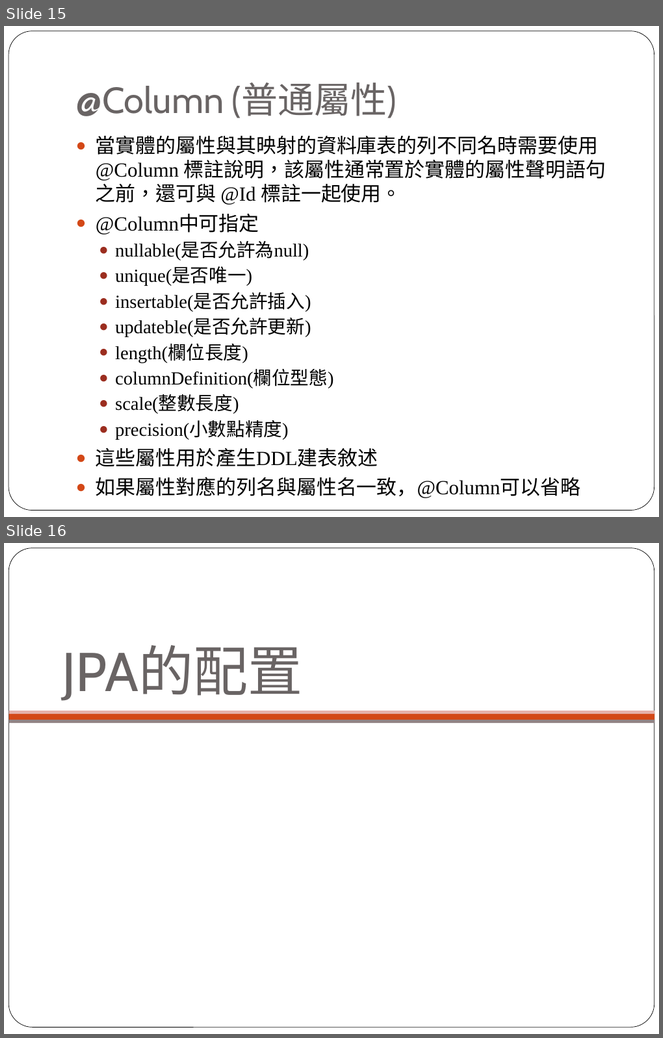
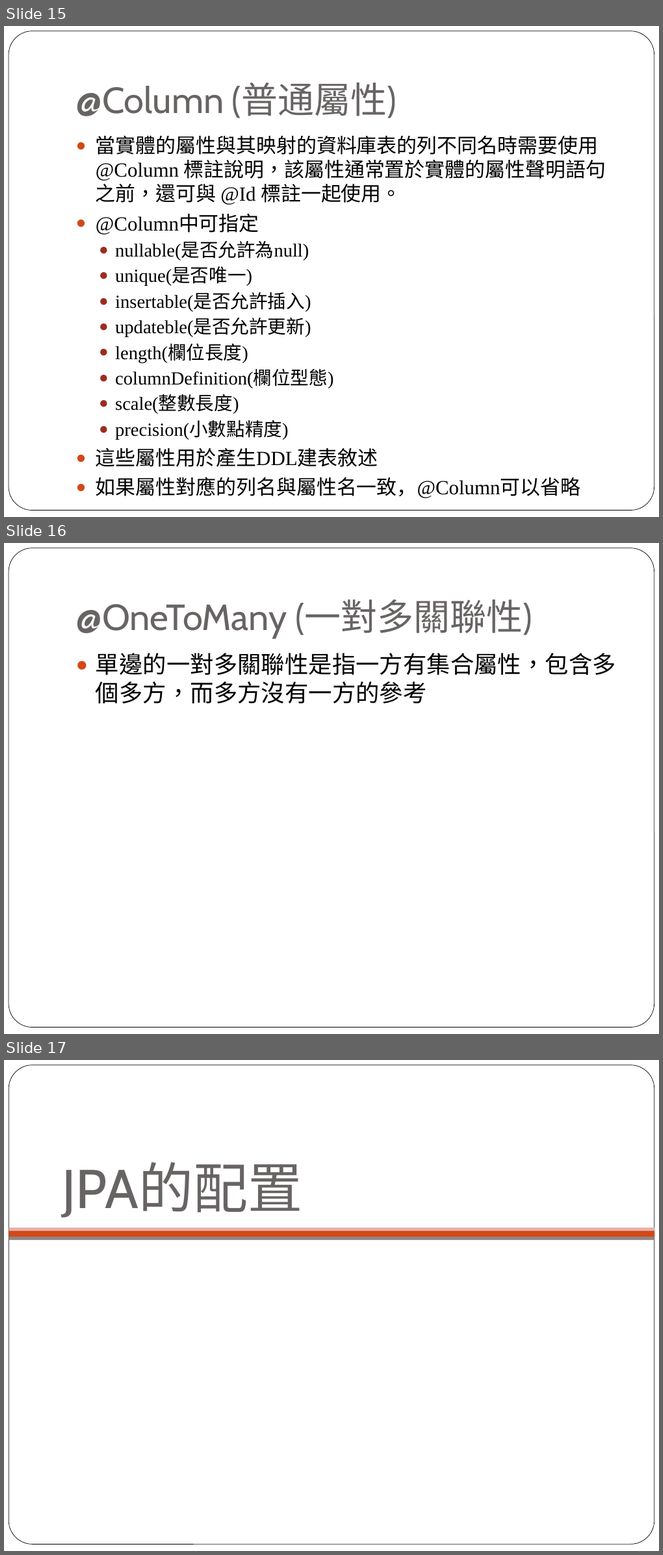
Before and after one commit to lontn/spring-jpa, a slide deck: doc/Spring JPA配置.pptx. Shown one above the other, each under a label of ours: slides 15 and 16 before the commit, slides 15, 16 and 17 after it. The pictures are 663x1038 and 663x1555 pixels, drawn with LibreOffice and Linux fonts; fonts in the diff are those of the drawing; background and template pictures are left out. Boxes give left, top, right and bottom in pixels: in the first picture for what was removed or moved away, otherwise in the second. Text is boxed around its words. In the diff, an @@ line names an element or a change of style, - is before the commit and + after.

Commit message:
# add OneToMany Sample

```diff
--- a/doc/Spring JPA配置.pptx
+++ b/doc/Spring JPA配置.pptx
@@ slide 16 added at (x1=4, y1=543, x2=659, y2=1034), background #FFFFFF; not listed: 1 template element that a slide beside it also shows @@
@@ title added at (x1=76, y1=600, x2=532, y2=639), 40 pt, text #696464 @@
+@OneToMany (一對多關聯性)
@@ text added at (x1=96, y1=653, x2=616, y2=704), 26 pt, text #000000 @@
+● 單邊的一對多關聯性是指一方有集合屬性，包含多個多方，而多方沒有一方的參考
@@ what was slide 16 is now slide 17 @@
```
Also in this commit, not shown: 7 other files.
